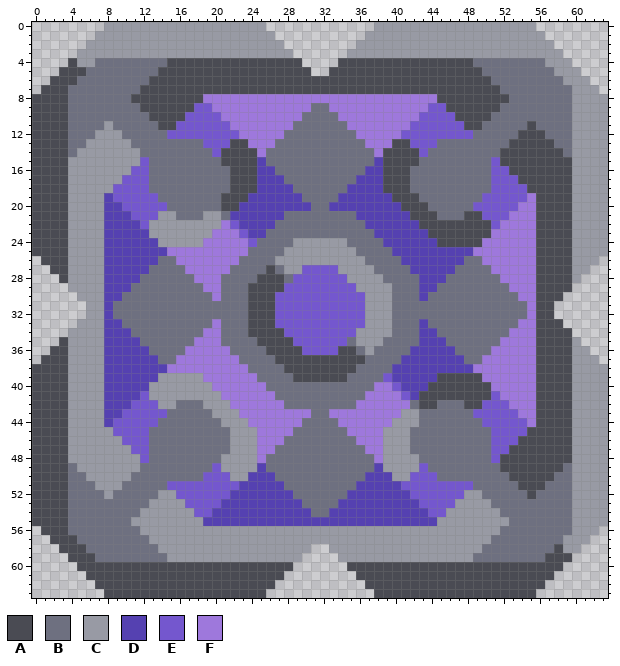
Pixel-art sprite, stored at sprites/blocks/wires/5w02b.png. The picture above is the old version.
The file is 64x64 pixels.
Palette (. is transparent): A #4a4b53  B #6e7080  C #989aa4  D #5541b1  E #7457ce  F #9e78dc
Now the later version:
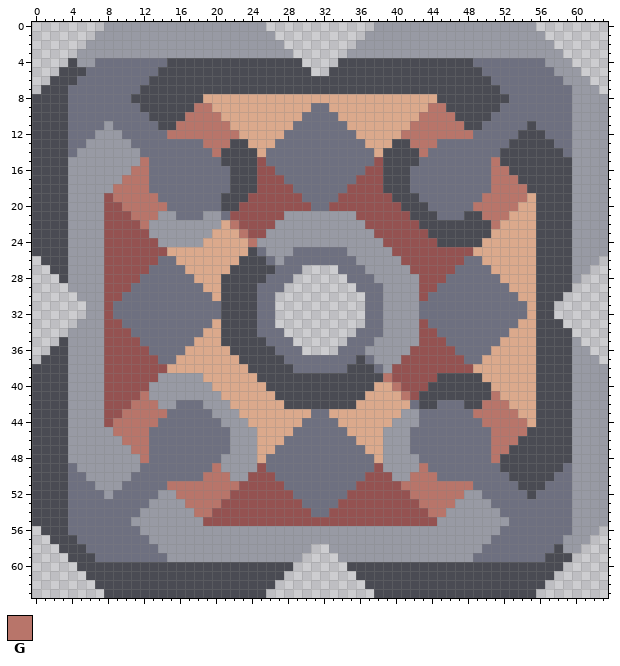
Colours new in this view: G #b8756a
Difference:
colour D: #5541b1 -> #945251
colour F: #9e78dc -> #dba98c
y 9: x 18..19 EE -> GG; x 44..45 EE -> GG
y 10: x 17..20 EEEE -> GGGG; x 43..46 EEEE -> GGGG
y 11: x 16..21 EEEEEE -> GGGGGG; x 42..47 EEEEEE -> GGGGGG
y 12: x 15..22 EEEEEEEE -> GGGGGGGG; x 41..48 EEEEEEEE -> GGGGGGGG
y 13: x 19..21 EEE -> GGG; x 42..44 EEE -> GGG
y 14: x 20 E -> G; x 43 E -> G
y 15: x 12 E -> G; x 51 E -> G
y 16: x 11..12 EE -> GG; x 51..52 EE -> GG
y 17: x 10..12 EEE -> GGG; x 51..53 EEE -> GGG
y 18: x 9..12 EEEE -> GGGG; x 51..54 EEEE -> GGGG
y 19: x 9..13 EEEEE -> GGGGG; x 50..54 EEEEE -> GGGGG
y 20: x 10..14 EEEEE -> GGGGG; x 49..53 EEEEE -> GGGGG
y 21: x 11..13 EEE -> GGG; x 28..35 BBBBBBBB -> CCCCCCCC; x 50..52 EEE -> GGG
y 22: x 12 E -> G; x 22 E -> G; x 27..36 BBBBBBBBBB -> CCCCCCCCCC; x 51 E -> G
y 23: x 23 E -> G; x 26..37 BBBBBBBBBBBB -> CCCCCCCCCCCC
y 24: x 24..28 EBBBB -> GCCCC; x 35..38 BBBB -> CCCC
y 25: x 24 B -> A; x 26..27 BB -> CC; x 29..34 CCCCCC -> BBBBBB; x 36..39 BBBB -> CCCC
y 26: x 23..25 BBB -> AAA; x 28..35 CCCCCCCC -> BBBBBBBB; x 37..40 BBBB -> CCCC
y 27: x 22..25 BBBB -> AAAA; x 28..36 CCEEEECCC -> BB....BBB; x 38..41 BBBB -> CCCC
y 28: x 21..24 BBBB -> AAAA; x 26..27 AA -> BB; x 29..37 EEEEEECCC -> ......BBB; x 39..42 BBBB -> CCCC
y 29: x 21..23 BBB -> AAA; x 25..38 AAAEEEEEEEECCC -> BBB........BBB; x 40..42 BBB -> CCC
y 30..33: x 21..23 BBB -> AAA; x 25..38 AAEEEEEEEEEECC -> BB..........BB; x 40..42 BBB -> CCC
y 34: x 21..23 BBB -> AAA; x 25..38 AAAEEEEEEEECCC -> BBB........BBB; x 40..42 BBB -> CCC
y 35: x 21..24 BBBB -> AAAA; x 26..34 AAAEEEEEE -> BBB......; x 36..37 CC -> BB; x 39..42 BBBB -> CCCC
y 36: x 22..25 BBBB -> AAAA; x 27..35 AAAEEEEAA -> BBB....BB; x 38..41 BBBB -> CCCC
y 37: x 23..26 BBBB -> AAAA; x 28..35 AAAAAAAA -> BBBBBBBB; x 38..40 BBB -> CCC
y 38: x 24..27 BBBB -> AAAA; x 29..34 AAAAAA -> BBBBBB; x 36..37 BB -> AA; x 39 B -> C
y 39: x 25..28 BBBB -> AAAA; x 35..39 BBBBE -> AAAAG
y 40: x 26..37 BBBBBBBBBBBB -> AAAAAAAAAAAA; x 40 E -> G
y 41: x 12 E -> G; x 27..36 BBBBBBBBBB -> AAAAAAAAAA; x 41 E -> G; x 51 E -> G
y 42: x 11..13 EEE -> GGG; x 28..35 BBBBBBBB -> AAAAAAAA; x 50..52 EEE -> GGG
y 43: x 10..14 EEEEE -> GGGGG; x 49..53 EEEEE -> GGGGG
y 44: x 9..13 EEEEE -> GGGGG; x 50..54 EEEEE -> GGGGG
y 45: x 9..12 EEEE -> GGGG; x 51..54 EEEE -> GGGG
y 46: x 10..12 EEE -> GGG; x 51..53 EEE -> GGG
y 47: x 11..12 EE -> GG; x 51..52 EE -> GG
y 48: x 12 E -> G; x 51 E -> G
y 49: x 20 E -> G; x 43 E -> G
y 50: x 19..21 EEE -> GGG; x 42..44 EEE -> GGG
y 51: x 15..22 EEEEEEEE -> GGGGGGGG; x 41..48 EEEEEEEE -> GGGGGGGG
y 52: x 16..21 EEEEEE -> GGGGGG; x 42..47 EEEEEE -> GGGGGG
y 53: x 17..20 EEEE -> GGGG; x 43..46 EEEE -> GGGG
y 54: x 18..19 EE -> GG; x 44..45 EE -> GG
Changed places in both pictures, as pixel boxes (x1, y1, x2, y2):
changed: (104, 94, 536, 526)
